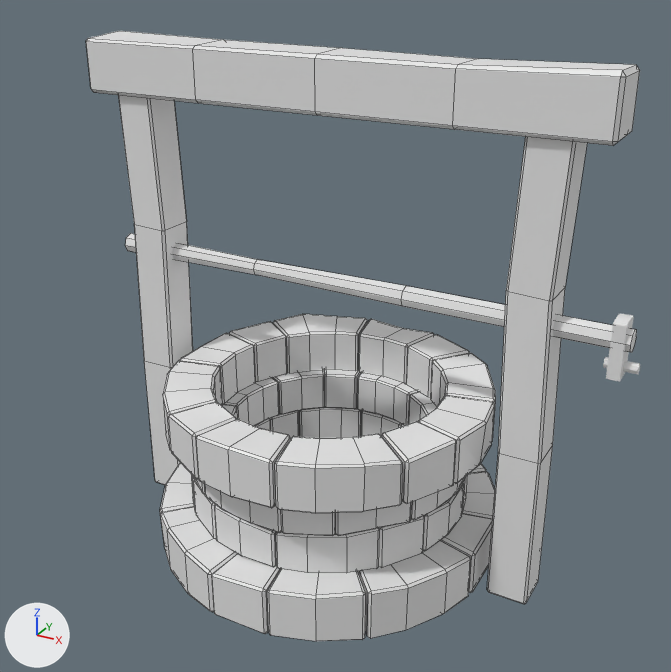
An edit to the Blender file Day4-Well/well.blend, drawn before and after from the same camera.
One viewpoint serves both versions: a 50 mm lens placed at (15.7, -28.1, 21.8), pointed at (0.5, -0.4, 8.0). The axes (+X, +Y, +Z) are drawn at lower left. The lights are the same throughout. Mesh edges are drawn as thin lines on the coarser meshes.

The older version as bpy lines, for what is in view:
```python
me_cube_001 = bpy.data.meshes.new('Cube.001')
me_cube_001.from_pydata(...)  # 384 vertices, 408 faces; spans x -6.66..6.69, y -6.65..6.7, z -1.0..1.17
me_cube_005 = bpy.data.meshes.new('Cube.005')
me_cube_005.from_pydata(...)  # 384 vertices, 408 faces; spans x -6.66..6.69, y -6.65..6.7, z -1.0..1.18
me_cube_010 = bpy.data.meshes.new('Cube.010')
me_cube_010.from_pydata(...)  # 48 vertices, 50 faces; spans x -1.9..18.0, y -1.0..1.0, z -1.0..1.1
ob_cube = bpy.data.objects.new('Cube', me_cube_001)
ob_cube.location = (0.0, 0.0, 0.0)
ob_cube_003 = bpy.data.objects.new('Cube.003', me_cube_005)
ob_cube_003.location = (0.0, 0.0, 5.01)
ob_cube_003.rotation_euler = (0.0, 0.0, -0.489)  # degrees (0, 0, -28)
ob_cube_003.scale = (0.945, 0.938, 0.932)
ob_cube_008 = bpy.data.objects.new('Cube.008', me_cube_010)
ob_cube_008.location = (-7.97, 0.0, 17.11)
# also in view: 'Cube.006' at (10.8, 0.0, 9.6); 'Cube.004' at (7.9, 0.0, 8.1); 'Cylinder' at (0.9, 0.0, 9.9); 'Cube.001' at (0.0, 0.0, 1.8); 'Cube.002' at (0.0, 0.0, 3.3)
```
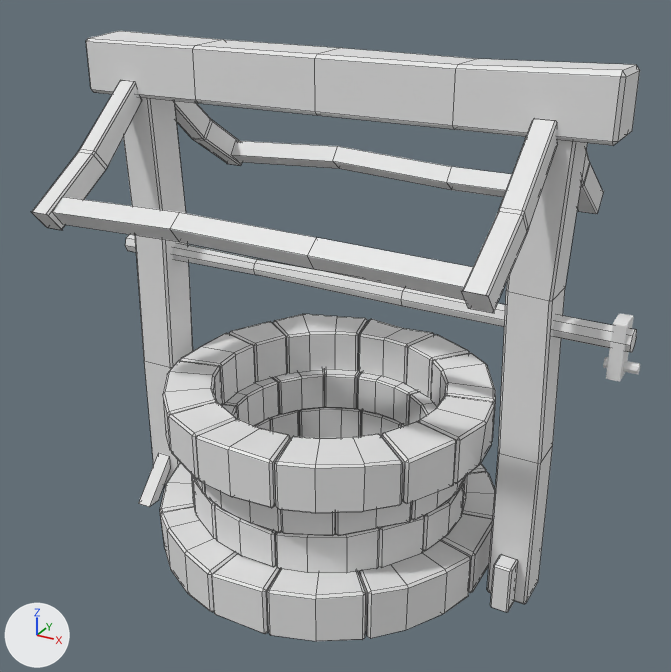
The newer file is also turned or shifted as a whole; pictures and numbers use the older file's frame.

What differs and where, as boxes [x1, y1, x2, y2] in the pictures (671 x 672 px):
'Cube.011', added
    after: [53, 197, 473, 300]
'Cube.009', added
    after: [462, 118, 604, 313]
'Cube.012', added
    after: [32, 80, 242, 230]
'Cube.013', added
    after: [232, 141, 512, 197]
'Cube.014', added
    after: [490, 555, 518, 612]
'Cube.016', added
    after: [139, 453, 171, 507]

The edits, one by one:
Mesh me_cube_018 is new.
It has 16 vertices, 12 faces and spans x -1.0..1.0, y -12.4..3.1, z -2.3..3.3.
Mesh me_cube_016 is new.
It has 24 vertices, 26 faces and spans x -0.35..0.35, y -0.39..0.39, z -0.49..1.43.
Mesh me_cube_015 is new.
It has 16 vertices, 14 faces and spans x -17.3..17.3, y 23.6..26.6, z -20.3..-17.1.
Mesh me_cube_014 is new.
It has 80 vertices, 68 faces and spans x -0.37..0.37, y -3.5..2.39, z -6.61..1.45.
Mesh me_cube_013 is new.
It has 16 vertices, 14 faces and spans x -17.3..17.3, y -1.0..1.3, z -1.0..1.4.
Object 'Cube.016' (ob_cube_016) is new; it shows me_cube_018.
Its location is (-7.86, 1.4, -0.29).
Its scale is (0.303, 0.303, 0.303).
Object 'Cube.014' (ob_cube_014) is new; it shows me_cube_016.
Its location is (7.9, -1.16, -0.42).
Object 'Cube.013' (ob_cube_013) is new; it shows me_cube_015.
Its location is (0.0, -5.32, 12.9).
Its rotation in degrees is (37, 0, 0).
Its scale is (0.435, 0.339, 0.339).
Object 'Cube.012' (ob_cube_012) is new; it shows me_cube_014.
Its location is (-7.85, -2.27, 15.34).
Its rotation in degrees is (56, 0, 0).
Its scale is (1.0, 1.25, 1.25).
Object 'Cube.011' (ob_cube_011) is new; it shows me_cube_013.
Its location is (0.0, -5.32, 12.9).
Its rotation in degrees is (37, 0, 0).
Its scale is (0.435, 0.339, 0.339).
Object 'Cube.009' (ob_cube_009) is new; it shows a copy of me_cube_014.
Its location is (7.84, -2.27, 15.34).
Its rotation in degrees is (56, 0, 0).
Its scale is (1.0, 1.25, 1.25).
